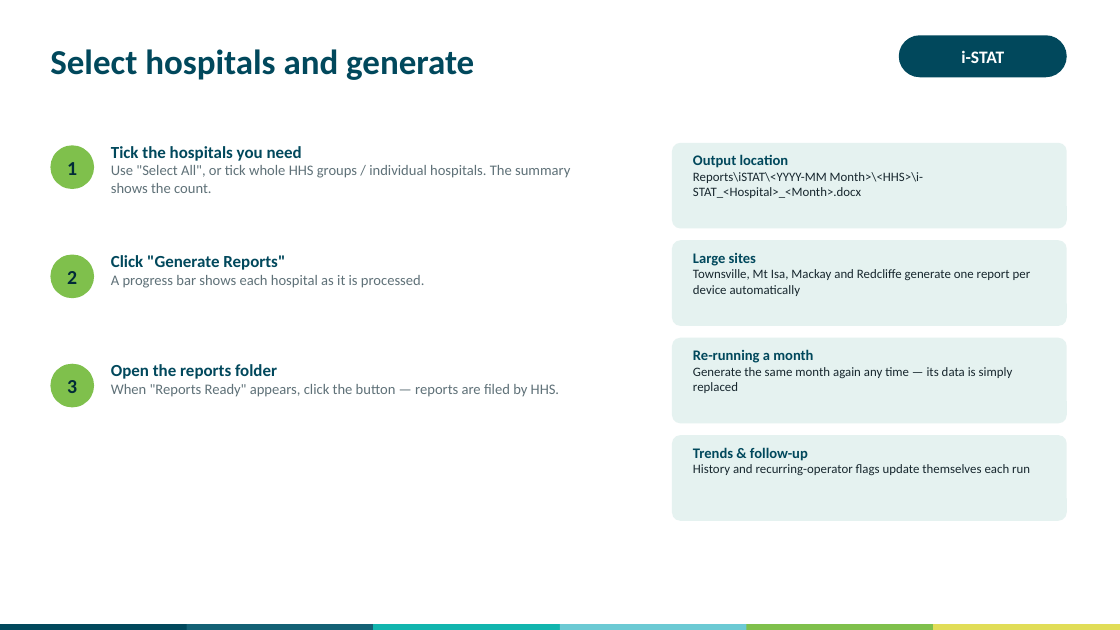
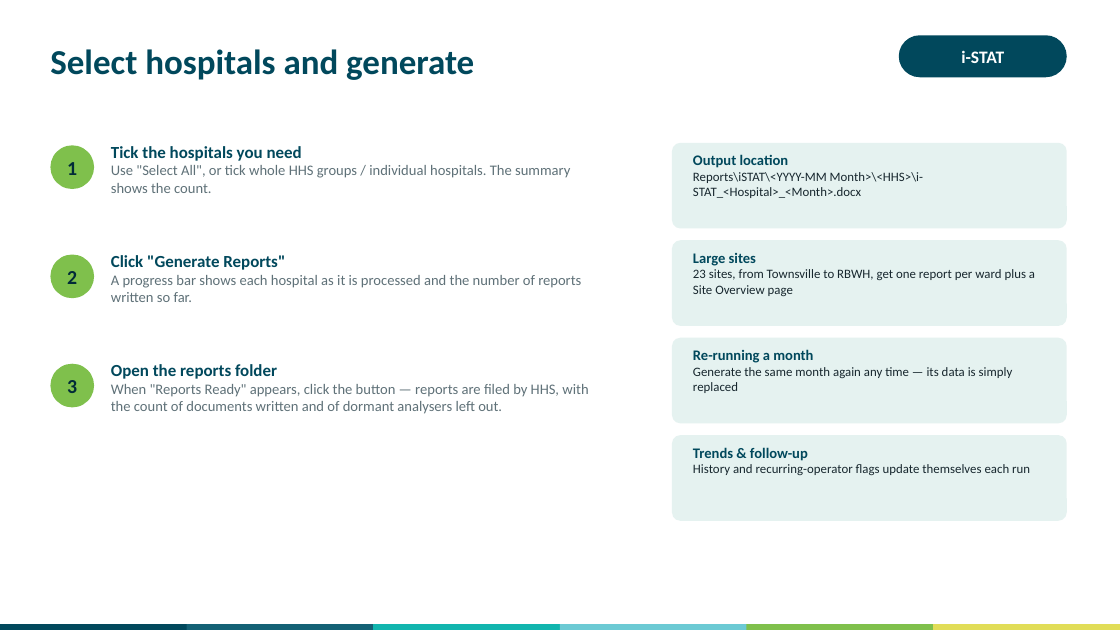
Before and after one commit to swornsealed/Report-app, a slide deck: slide 6 of PQ_Report_Generator_User_Guide.pptx. Drawn at 1120x630 pixels with LibreOffice and Linux fonts; fonts in the diff are those of the drawing. Boxes give left, top, right and bottom in pixels: in the first picture for what was removed or moved away, otherwise in the second. Text is boxed around its words. In the diff, an @@ line names an element or a change of style, - is before the commit and + after.

```diff
--- a/PQ_Report_Generator_User_Guide.pptx
+++ b/PQ_Report_Generator_User_Guide.pptx
@@ text at (x1=111, y1=255, x2=581, y2=302): text changed @@
-Click "Generate Reports"
-A progress bar shows each hospital as it is processed.
+Click "Generate Reports"
+A progress bar shows each hospital as it is processed and the number of reports written so far.
@@ text at (x1=693, y1=253, x2=1035, y2=296): text changed @@
-Large sites
-Townsville, Mt Isa, Mackay and Redcliffe generate one report per device automatically
+Large sites
+23 sites, from Townsville to RBWH, get one report per ward plus a Site Overview page
@@ text at (x1=111, y1=364, x2=588, y2=414): text changed @@
-Open the reports folder
-When "Reports Ready" appears, click the button — reports are filed by HHS.
+Open the reports folder
+When "Reports Ready" appears, click the button — reports are filed by HHS, with the count of documents written and of dormant analysers left out.
```
Also in this commit, not shown: 1 other slide changed, 1 slide added.
